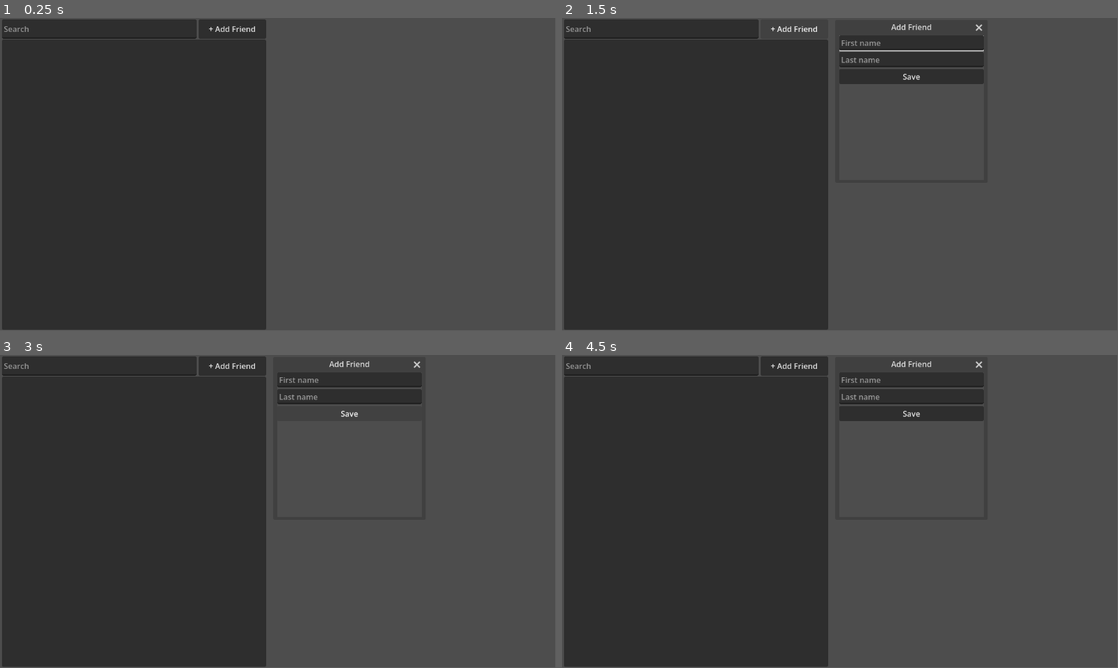
Above: before the commit, frames 1-4 (two rows, left to right).
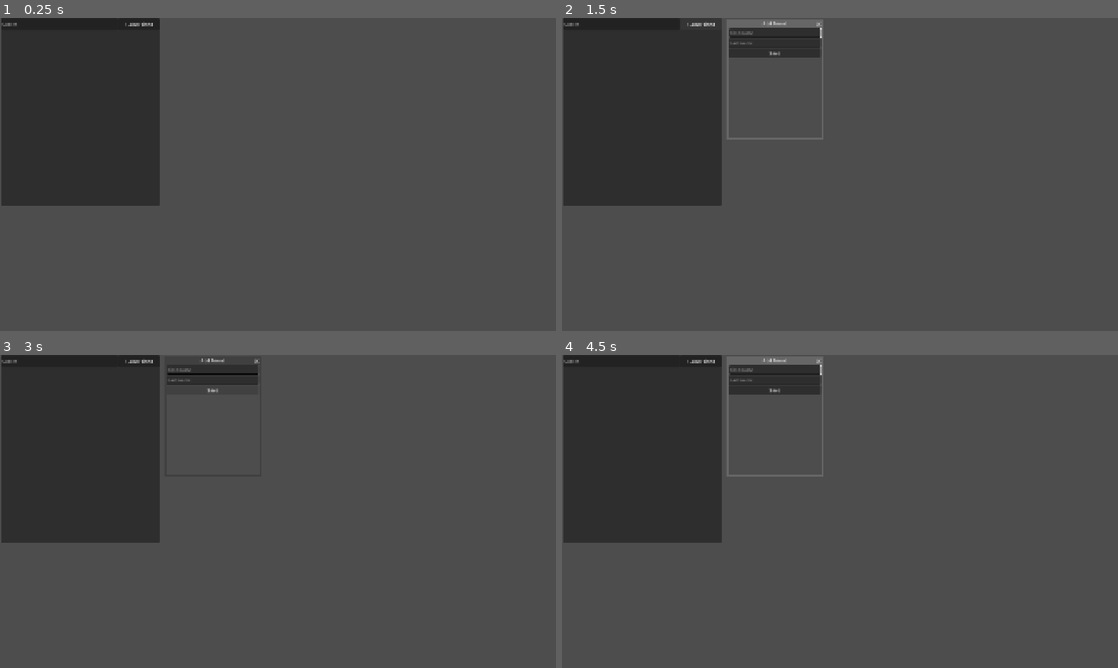
Above: after the commit, the same moments.

Repository: Syncrinity/Life-Friends-0
Game: Godot game, scene res://main.tscn
Two runs of this game, one before a commit and one after it. Both use one fixed random seed, a clock stepped at 60 frames per second and the inputs below.
Inputs (mouse positions are in pixels of both pictures, inside the frame that each line leads up to):
- Up to frame 1 (0.25 s): no input
- Up to frame 2 (1.5 s): click "+ Add Friend" at 0.5 s; click "+ Add Friend" at 1.25 s
- Up to frame 3 (3 s): click "+ Add Friend" at 2 s; click "Save" at 2.75 s
- Up to frame 4 (4.5 s): tap Enter at 3.5 s; move the mouse to (962, 495) at 3.52 s; click (962, 495) at 3.67 s; tap Space at 4.25 s; move the mouse to (728, 527) at 4.27 s; click (728, 527) at 4.42 s
In our replay, the window is 799x449 before the commit and 800x450 after it. These sizes can differ from the game's own. Grey fills any space a smaller window leaves; there, only what the larger window draws over its background counts as a difference.

The runs differ from the first frame. In frame 1, 30% of the frame differs, in the area x 0-48%, y 0-100%; in frame 2, 33%, in the area x 0-76%, y 0-100%; in frame 3, 31%; in frame 4, 33%.

Commit message:
Added pop-up for deleting a profile to prevent accidental deletions.

Diff:
--- a/friend_list.gd
+++ b/friend_list.gd
@@ -12,6 +12,9 @@
 @onready var last_name_input: LineEdit = $Panel/AddFriendWindow/VBoxContainer/LastNameInput
 @onready var save_button: Button = $Panel/AddFriendWindow/VBoxContainer/SaveButton
 
+# delete pop-up message
+@onready var confirm_delete_dialog: ConfirmationDialog = $confirm_delete_dialog
+var pending_delete_friend_id := ""
 
 var friends := []
 
@@ -28,6 +31,7 @@
 	add_friend_button.pressed.connect(_on_add_friend_button_pressed)
 	save_button.pressed.connect(_on_save_button_pressed)
 	search_bar.text_changed.connect(_on_search_text_changed)
+	confirm_delete_dialog.confirmed.connect(_on_confirm_delete_confirmed)
 
 	load_friend_data()
 	add_friend_id_if_missing()
@@ -69,15 +73,42 @@
 		card.check_in_requested.connect(_on_profile_check_in_requested)
 
 func _on_profile_delete_requested(friend_id: String) -> void:
+	pending_delete_friend_id = friend_id
+
+	var friend := get_friend_by_id(friend_id)
+	var full_name := "%s %s" % [
+		friend.get("first_name", ""),
+		friend.get("last_name", "")
+	]
+
+	confirm_delete_dialog.dialog_text = "Delete %s? This cannot be undone." % full_name.strip_edges()
+	confirm_delete_dialog.popup_centered()
+
+
+func get_friend_by_id(friend_id: String) -> Dictionary:
+	for friend in friends:
+		if friend.get("id", "") == friend_id:
+			return friend
+
+	return {}
+
+
+func _on_confirm_delete_confirmed() -> void:
+	if pending_delete_friend_id == "":
+		return
+
 	friends = friends.filter(
 		func(friend):
-			return friend.get("id", "") != friend_id
+			return friend.get("id", "") != pending_delete_friend_id
 	)
 
 	DataManager.save_friends(friends)
+
+	pending_delete_friend_id = ""
 	populate_friend_grid(friends)
 
 func _on_add_friend_button_pressed() -> void:
+	update_add_friend_window_size()
 	first_name_input.text = ""
 	last_name_input.text = ""
 	add_friend_window.show()
@@ -162,3 +193,15 @@
 
 	DataManager.save_friends(friends)
 	populate_friend_grid(friends)
+
+func update_add_friend_window_size() -> void:
+	var viewport_size := get_viewport_rect().size
+
+	var window_width := int(viewport_size.x * 0.35)
+	var window_height := int(viewport_size.y * 0.35)
+
+	window_width = clamp(window_width, 200, 200)
+	window_height = clamp(window_height, 240, 500)
+
+	add_friend_window.size = Vector2i(window_width, window_height)
+	add_friend_window.min_size = Vector2i(320, 220)
--- a/friend_list.tscn
+++ b/friend_list.tscn
@@ -18,22 +18,18 @@
 
 [node name="Panel" type="Panel" parent="." unique_id=1893708397]
 layout_mode = 1
-anchors_preset = -1
+anchors_preset = 15
 anchor_right = 1.0
-anchor_bottom = 0.998
-offset_top = 43.0
-offset_right = 2.0
-offset_bottom = 0.29595947
+anchor_bottom = 1.0
 grow_horizontal = 2
 grow_vertical = 2
+mouse_filter = 2
 
 [node name="VBoxContainer" type="VBoxContainer" parent="Panel" unique_id=1590096762]
 layout_mode = 1
-anchors_preset = -1
-anchor_top = -0.07
+anchors_preset = 15
 anchor_right = 1.0
 anchor_bottom = 1.0
-offset_top = 0.27999878
 grow_horizontal = 2
 grow_vertical = 2
 
@@ -64,33 +60,6 @@
 theme_override_constants/v_separation = 50
 columns = 3
 
-[node name="FriendProfileIcon" parent="Panel/VBoxContainer/ScrollContainer/MarginContainer/GridContainer" unique_id=192968647 instance=ExtResource("2_cxs6s")]
-layout_mode = 2
-
-[node name="FriendProfileIcon2" parent="Panel/VBoxContainer/ScrollContainer/MarginContainer/GridContainer" unique_id=1569597065 instance=ExtResource("2_cxs6s")]
-layout_mode = 2
-
-[node name="FriendProfileIcon3" parent="Panel/VBoxContainer/ScrollContainer/MarginContainer/GridContainer" unique_id=2106521851 instance=ExtResource("2_cxs6s")]
-layout_mode = 2
-
-[node name="FriendProfileIcon4" parent="Panel/VBoxContainer/ScrollContainer/MarginContainer/GridContainer" unique_id=112824006 instance=ExtResource("2_cxs6s")]
-layout_mode = 2
-
-[node name="FriendProfileIcon5" parent="Panel/VBoxContainer/ScrollContainer/MarginContainer/GridContainer" unique_id=1752312430 instance=ExtResource("2_cxs6s")]
-layout_mode = 2
-
-[node name="FriendProfileIcon6" parent="Panel/VBoxContainer/ScrollContainer/MarginContainer/GridContainer" unique_id=1286014371 instance=ExtResource("2_cxs6s")]
-layout_mode = 2
-
-[node name="FriendProfileIcon7" parent="Panel/VBoxContainer/ScrollContainer/MarginContainer/GridContainer" unique_id=270459914 instance=ExtResource("2_cxs6s")]
-layout_mode = 2
-
-[node name="FriendProfileIcon8" parent="Panel/VBoxContainer/ScrollContainer/MarginContainer/GridContainer" unique_id=1198392643 instance=ExtResource("2_cxs6s")]
-layout_mode = 2
-
-[node name="FriendProfileIcon9" parent="Panel/VBoxContainer/ScrollContainer/MarginContainer/GridContainer" unique_id=992144220 instance=ExtResource("2_cxs6s")]
-layout_mode = 2
-
 [node name="AddFriendWindow" type="Window" parent="Panel" unique_id=877944761]
 oversampling_override = 1.0
 title = "Add Friend"
@@ -115,3 +84,10 @@
 [node name="SaveButton" type="Button" parent="Panel/AddFriendWindow/VBoxContainer" unique_id=91318775]
 layout_mode = 2
 text = "Save"
+
+[node name="confirm_delete_dialog" type="ConfirmationDialog" parent="." unique_id=2063166069]
+oversampling_override = 1.0
+title = "Remove Profile"
+position = Vector2i(400, 36)
+size = Vector2i(400, 100)
+dialog_text = "Are you sure you want to delete this profile?"
--- a/friend_profile_icon.gd
+++ b/friend_profile_icon.gd
@@ -7,7 +7,8 @@
 @onready var progress_bar: ProgressBar = $VBoxContainer/ProgressBar
 @onready var first_name_label: Label = $VBoxContainer/HBoxContainer/FirstNameLabel
 @onready var last_name_label: Label = $VBoxContainer/HBoxContainer/LastNameLabel
-@onready var delete_button: Button = $DeleteButton
+#@onready var delete_button: Button = $DeleteButton
+@onready var delete_button: Button = $VBoxContainer/DeleteButton
 @onready var check_in_button: Button = $VBoxContainer/CheckInButton
 @onready var last_seen_label: Label = $VBoxContainer/LastSeenLabel
 
--- a/friend_profile_icon.tscn
+++ b/friend_profile_icon.tscn
@@ -30,17 +30,6 @@
 grow_vertical = 2
 size_flags_vertical = 4
 script = ExtResource("1_fyu5w")
-
-[node name="DeleteButton" type="Button" parent="." unique_id=2085738370]
-custom_minimum_size = Vector2(32, 32)
-layout_mode = 0
-offset_left = 126.0
-offset_top = -13.0
-offset_right = 158.0
-offset_bottom = 19.0
-size_flags_horizontal = 4
-size_flags_vertical = 4
-text = "X"
 
 [node name="VBoxContainer" type="VBoxContainer" parent="." unique_id=1095316394]
 layout_mode = 1
@@ -102,3 +91,10 @@
 layout_mode = 2
 text = "Last Seen: "
 horizontal_alignment = 1
+
+[node name="DeleteButton" type="Button" parent="VBoxContainer" unique_id=2085738370]
+custom_minimum_size = Vector2(32, 32)
+layout_mode = 2
+size_flags_horizontal = 4
+size_flags_vertical = 4
+text = "X"
--- a/project.godot
+++ b/project.godot
@@ -19,6 +19,14 @@
 
 DataManager="*uid://dv3k2bkvn5bpd"
 
+[display]
+
+window/size/viewport_width=1920
+window/size/viewport_height=1080
+window/size/mode=3
+window/stretch/mode="canvas_items"
+window/stretch/aspect="expand"
+
 [physics]
 
 3d/physics_engine="Jolt Physics"
